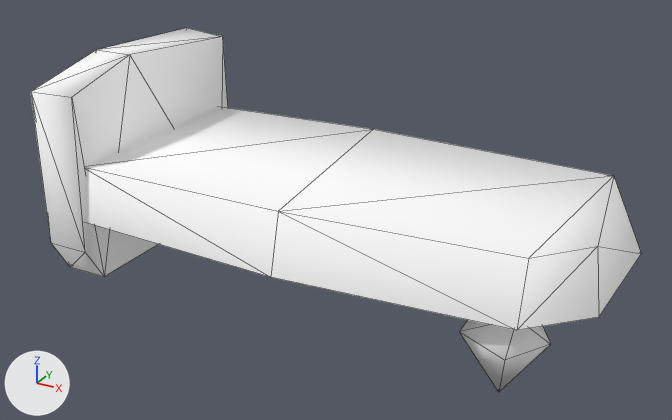
Renders of the glTF model public/3d/item/model__item__shop.ofs_3343_0/3343IMIG12_04.gltf from each side of a commit.
Both versions are drawn from a camera (50 mm lens) standing at (1.41, -2.61, 1.59) and looking at (-0.01, -0.03, 0.3). The axes (+X, +Y, +Z) are drawn at lower left. The lights are the same throughout. The older version comes first. Mesh edges are drawn as thin lines.

Names of what the first picture shows: '3343IMIG12_04'.
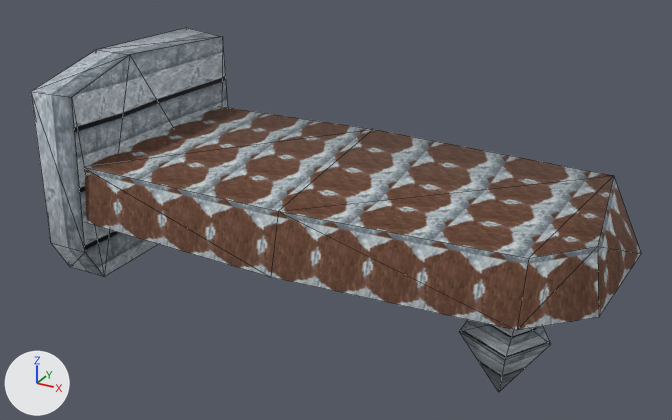
What changed in the scene script:
```text
Add img_imig12_04_0:
    img_imig12_04_0 = load_image('imig12_04_0', '_unpacked/imig12_04_0', 32, 64, 'sRGB')
Add img_imig12_04_1:
    img_imig12_04_1 = load_image('imig12_04_1', '_unpacked/imig12_04_1', 32, 64, 'sRGB')
Change mat_imig12_04_1:
    remove mat_imig12_04_1.base_color = (1.0, 1.0, 1.0)  # white #ffffff
    add mat_imig12_04_1.texture = img_imig12_04_1
Change mat_imig12_04_0:
    remove mat_imig12_04_0.base_color = (1.0, 1.0, 1.0)  # white #ffffff
    add mat_imig12_04_0.texture = img_imig12_04_0
```

Pixel boxes (x1, y1, x2, y2) of what changed, in the pictures (672 x 420 px):
'3343IMIG12_04', surface changed (darker)
    both: (31, 28, 641, 392)
